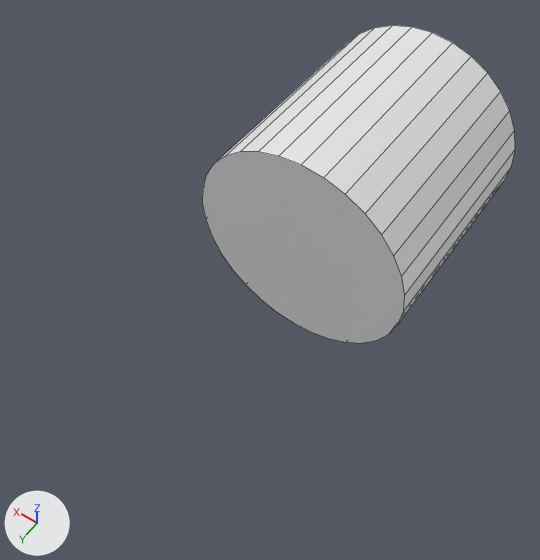
An edit to the Blender file Assets/Models/cylinder.blend, drawn before and after from the same camera.
Both versions are drawn from a 50 mm camera at (-1.06, 1.67, 2.36) aimed at (0.04, 0.13, -0.06). Every picture has the same lights, and +X, +Y and +Z are marked at lower left. Mesh edges are drawn as thin lines.
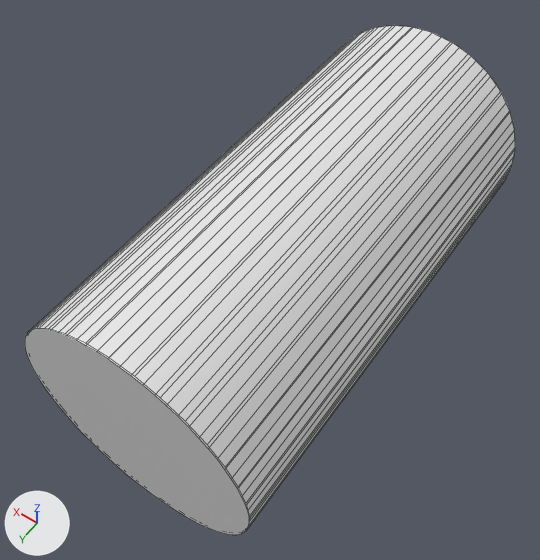
Changed parts and their boxes (x1, y1, x2, y2) in the pictures (540 x 560 px; the box of a moved part takes in the faces that stretch with it):
'Cylinder', reshaped (56% wider, 60% taller): before (202, 25, 515, 343); after (25, 25, 515, 535)
part 1 of me_cylinder, added: after (25, 25, 515, 535)
part 2 of me_cylinder, moved or reshaped (not visible afterwards): before (202, 25, 515, 343)

What the commit changed:
me_cylinder is used by ob_cylinder; location (0.0, 0.0, 0.0).
me_cylinder had 64 vertices, 34 faces and spanned x -0.498..0.498, y -1.003..-0.006, z -0.498..0.498.
me_cylinder now has 204 vertices, 106 faces and spans x -0.499..0.499, y -1.003..1.0, z -0.5..0.5.
me_cylinder part 1: a new loose piece, a 70-sided cylinder along y spanning x -0.499..0.499, y -1.0..1.0, z -0.5..0.5.
Part 2, on me_cylinder:
32 vertices are removed from x -0.498..0.498, y -0.006, z -0.498..0.498.
33 faces are deleted.
32 new vertices lie (0.0, 1.997, 0.0) away from vertices in x -0.498..0.498, y -1.003, z -0.498..0.498.
33 new faces join them.
